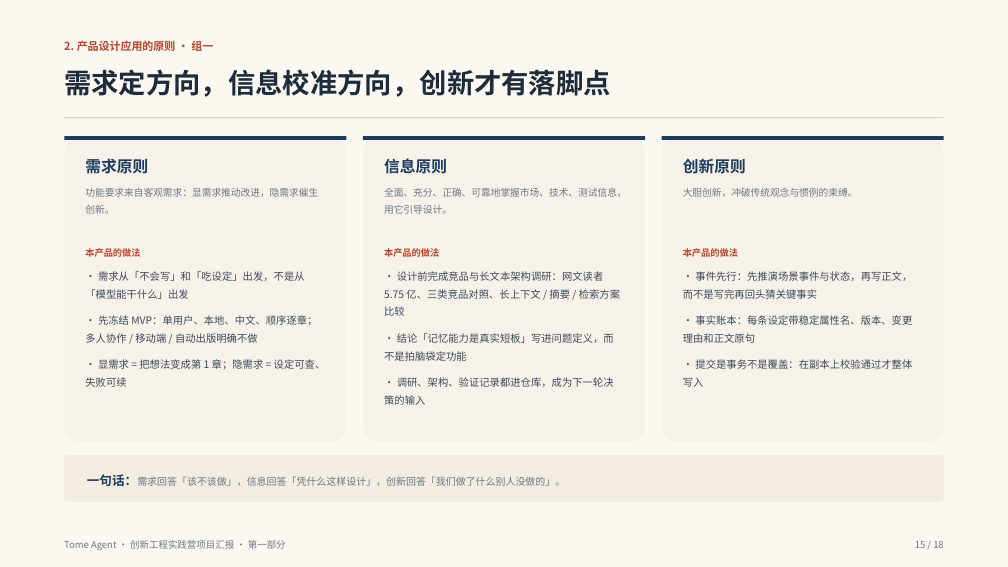
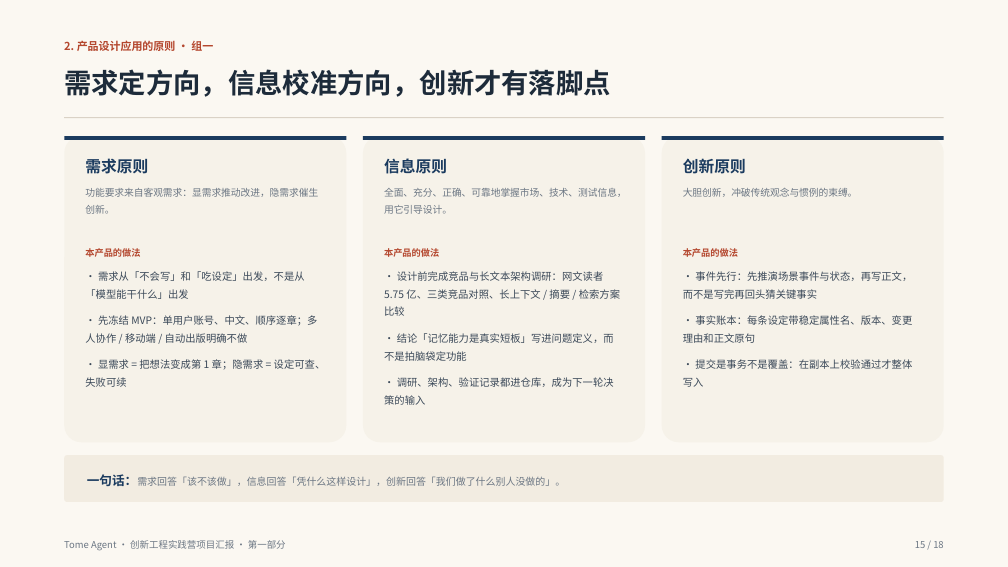
Before and after one commit to liuliyisui/tome-agent, a slide deck: slide 15 of docs/slides/Tome-Agent_第一部分_产品设计与设计原则.pptx. Drawn at 1008x567 pixels with LibreOffice and Linux fonts; fonts in the diff are those of the drawing. Boxes give left, top, right and bottom in pixels: in the first picture for what was removed or moved away, otherwise in the second. Text is boxed around its words. In the diff, an @@ line names an element or a change of style, - is before the commit and + after.

```diff
--- a/docs/slides/Tome-Agent_第一部分_产品设计与设计原则.pptx
+++ b/docs/slides/Tome-Agent_第一部分_产品设计与设计原则.pptx
@@ text at (85, 315, 317, 343): text changed @@
-· 先冻结 MVP：单用户、本地、中文、顺序逐章；多人协作 / 移动端 / 自动出版明确不做
+· 先冻结 MVP：单用户账号、中文、顺序逐章；多人协作 / 移动端 / 自动出版明确不做
```
Also in this commit, not shown: 7 other slides changed, 4 other files.
